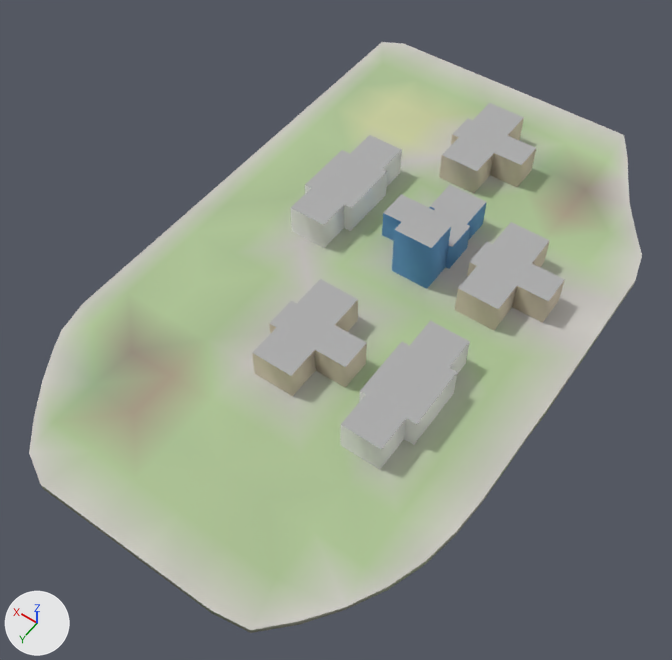
Renders of the glTF model godot_project/remake/sky/islands/SKY-077.lod1.glb from each side of a commit.
Before and after are seen from a 50 mm camera at (-81.3, 126.8, 168.6) aimed at (2.5, 9.3, -15.9). Lighting does not change. The marker at lower left points along +X, +Y and +Z. The first picture is the older version.

In view in the first picture: 'buildings', 'deck', 'rock'.
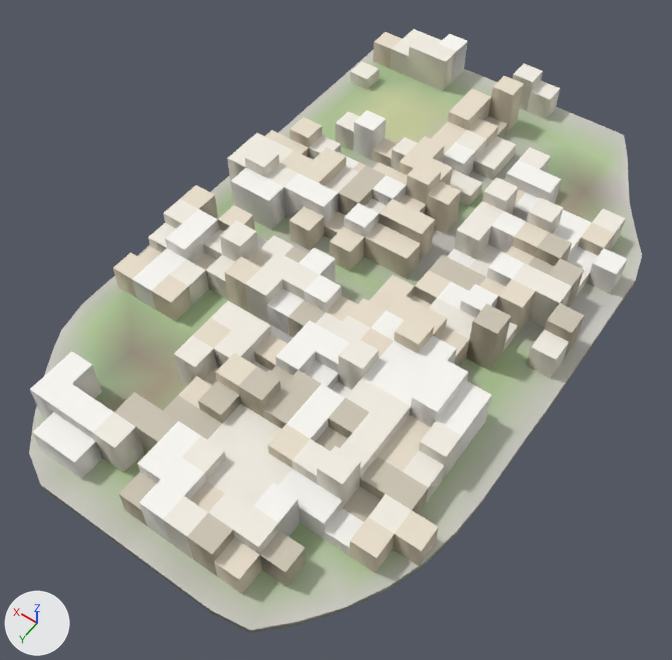
Boxes [x1, y1, x2, y2] around the edits, measured in the pictures (672 x 660 px):
```json
{"object": "warren_hull", "change": "added", "after": [30, 29, 627, 594]}
{"object": "buildings", "change": "deleted", "before": [252, 103, 565, 470]}
{"object": "deck", "change": "unchanged, covered by the edit", "before": [29, 42, 642, 630], "after": [29, 49, 642, 630]}
```

Edits to the scene script, one JSON object a line:
```json
{"op": "add", "block": "me_warren_hull", "code": ["me_warren_hull = bpy.data.meshes.new('warren_hull')", "me_warren_hull.from_pydata(...)  # 874 vertices, 1820 faces; spans x -51.0..45.0, y -81.0..81.0, z 0.0..13.0", "me_warren_hull.materials.append(mat_sky_lod_bldg)"]}
{"op": "remove", "block": "ob_buildings", "code": ["ob_buildings = bpy.data.objects.new('buildings', me_buildings)", "ob_buildings.location = (0.0, 0.0, 0.0)"]}
{"op": "add", "block": "ob_warren_hull", "code": ["ob_warren_hull = bpy.data.objects.new('warren_hull', me_warren_hull)", "ob_warren_hull.location = (0.0, 0.0, 0.0)"]}
```
